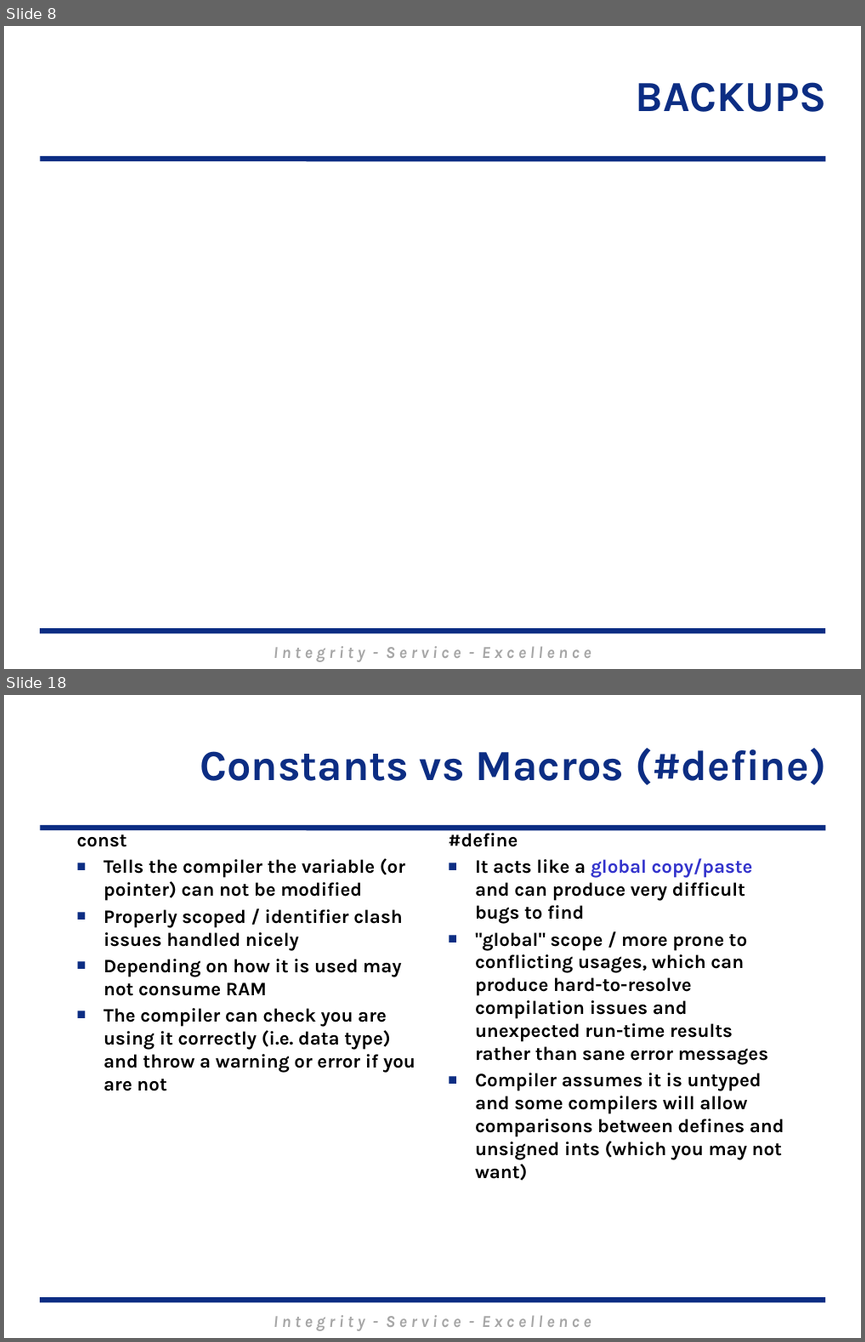
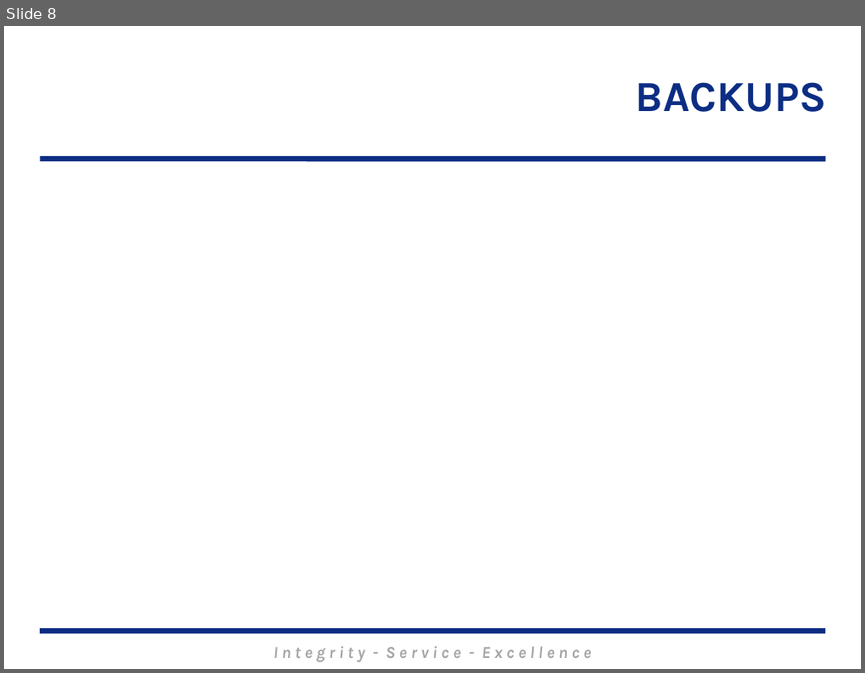
Before and after one commit to MarsUniversity/ECE382, a slide deck: source/lessons/lsn19/Lsn19.pptx. Shown one above the other, each under a label of ours: slides 8 and 18 before the commit, slide 8 after it; the slides between them are not shown. The pictures are 865x1342 and 865x673 pixels, drawn with LibreOffice and Linux fonts; fonts in the diff are those of the drawing; background and template pictures are left out. Boxes give left, top, right and bottom in pixels: in the first picture for what was removed or moved away, otherwise in the second. Text is boxed around its words. In the diff, an @@ line names an element or a change of style, - is before the commit and + after.

```diff
--- a/source/lessons/lsn19/Lsn19.pptx
+++ b/source/lessons/lsn19/Lsn19.pptx
@@ slide 18 removed at (x1=4, y1=695, x2=861, y2=1338), background #FFFFFF; not listed: 3 template elements that a slide beside it also shows @@
@@ title removed at (x1=200, y1=748, x2=826, y2=785) @@
-Constants vs Macros (#define)
@@ text removed at (x1=77, y1=829, x2=415, y2=1091) @@
-const
-■ Tells the compiler the variable (or pointer) can not be modified
-■ Properly scoped / identifier clash issues handled nicely
-■ Depending on how it is used may not consume RAM
-■ The compiler can check you are using it correctly (i.e. data type) and throw a warning or error if you are not
@@ text removed at (x1=448, y1=829, x2=784, y2=1180) @@
-#define
-■ It acts like a global copy/paste and can produce very difficult bugs to find
-■ "global" scope / more prone to conflicting usages, which can produce hard-to-resolve compilation issues and unexpected run-time results rather than sane error messages
-■ Compiler assumes it is untyped and some compilers will allow comparisons between defines and unsigned ints (which you may not want)
```
Also in this commit, not shown: 1 slide changed, 19 other slides removed, 5 other files.
